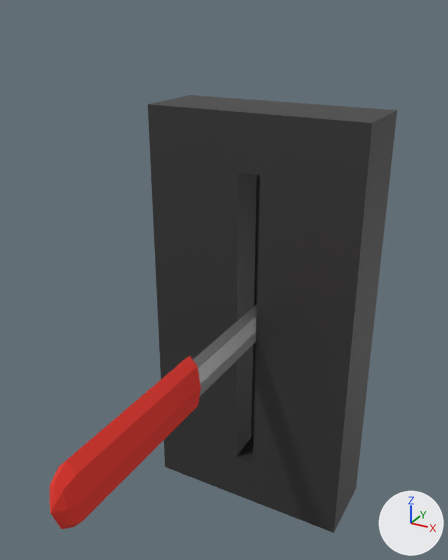
The Blender file assets/blend_files/heater_lever.blend as it was, and as the next commit left it.
Before and after are seen from a camera (50 mm lens) standing at (0.458, -0.991, 0.956) and looking at (0.023, -0.2, 0.56). Arrows for +X, +Y and +Z are at lower right; the lights stay in place. The picture after the commit comes second.

In view in the first picture: 'Cylinder', 'Panel'.
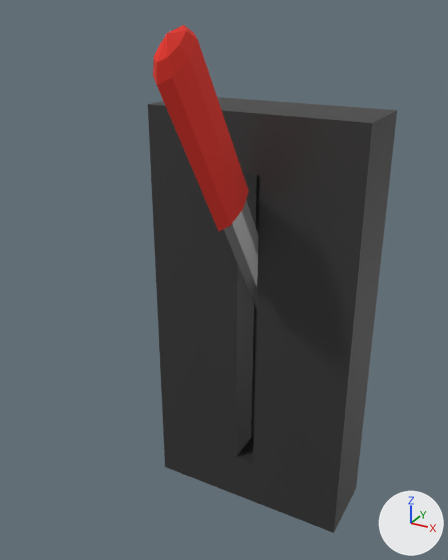
The change, as a list of edits to the scene's bpy script:
```text
Change ob_cylinder:
    ob_cylinder.rotation_euler: (0.0, 0.0, 0.0) -> (-0.995, 0.0, 0.0)  # degrees (0, 0, 0) -> degrees (-57, 0, 0)
```

Boxes (x1, y1, x2, y2) around the edits, measured in the pictures (448 x 560 px):
'Cylinder', turned: before (49, 304, 257, 529); after (153, 25, 258, 309)
